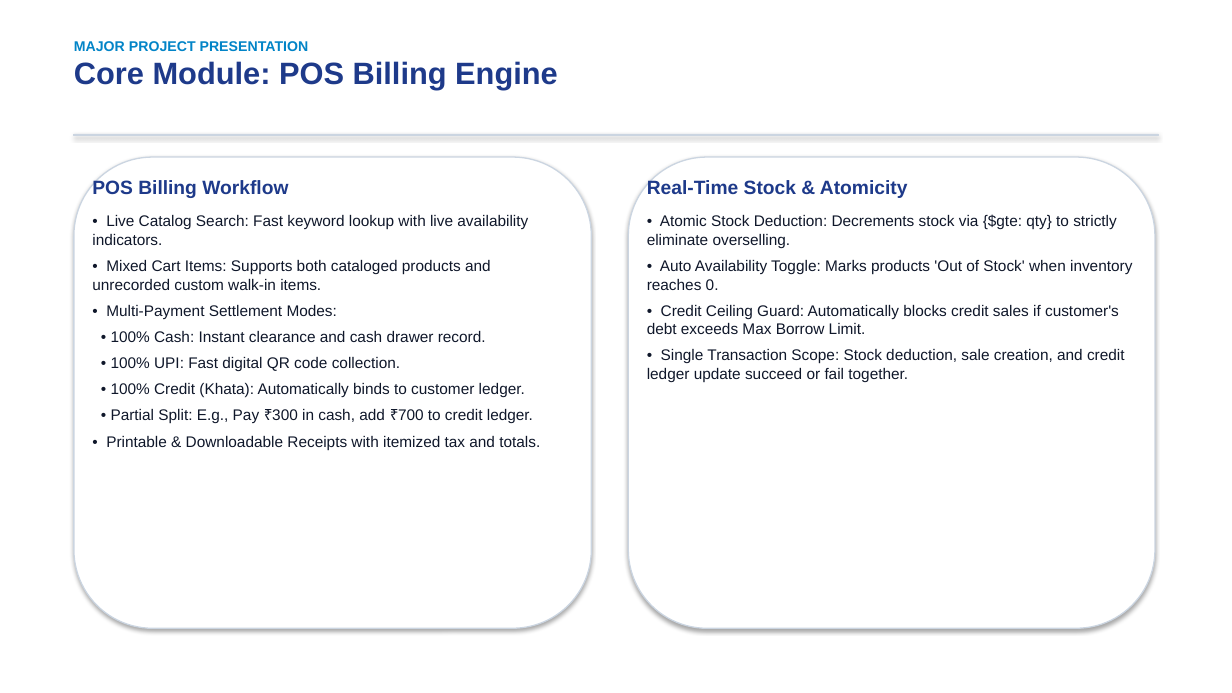
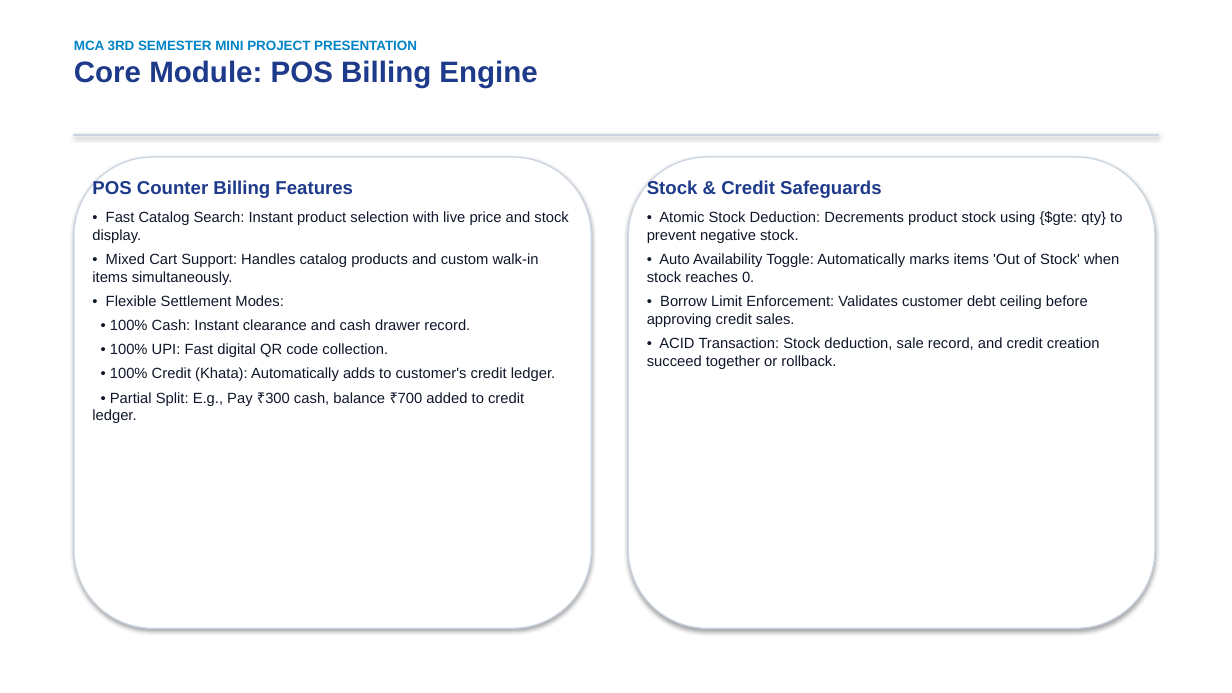
Before and after one commit to Ajitsingh57/SmartShop, a slide deck: slide 7 of docs/SmartShop_Project_Presentation.pptx. Drawn at 1232x693 pixels with LibreOffice and Linux fonts; fonts in the diff are those of the drawing. Boxes give left, top, right and bottom in pixels: in the first picture for what was removed or moved away, otherwise in the second. Text is boxed around its words. In the diff, an @@ line names an element or a change of style, - is before the commit and + after.

```diff
--- a/docs/SmartShop_Project_Presentation.pptx
+++ b/docs/SmartShop_Project_Presentation.pptx
@@ text at box(74, 40, 417, 50): text changed; size 11 to 10.5 pt @@
-MAJOR PROJECT PRESENTATION
+MCA 3RD SEMESTER MINI PROJECT PRESENTATION
@@ text at box(74, 60, 537, 88): size 24 to 23 pt in "Core Module: POS Billing Engine" @@
@@ text at box(92, 179, 569, 306): text changed; size 12 to 11.5 pt @@
-POS Billing Workflow
-• Live Catalog Search: Fast keyword lookup with live availability indicators.
-• Mixed Cart Items: Supports both cataloged products and unrecorded custom walk-in items.
-• Multi-Payment Settlement Modes:
+POS Counter Billing Features
+• Fast Catalog Search: Instant product selection with live price and stock display.
+• Mixed Cart Support: Handles catalog products and custom walk-in items simultaneously.
+• Flexible Settlement Modes:
@@ text at box(647, 179, 1122, 369): text changed; size 12 to 11.5 pt @@
-Real-Time Stock & Atomicity
-• Atomic Stock Deduction: Decrements stock via {$gte: qty} to strictly eliminate overselling.
-• Auto Availability Toggle: Marks products 'Out of Stock' when inventory reaches 0.
-• Credit Ceiling Guard: Automatically blocks credit sales if customer's debt exceeds Max Borrow Limit.
-• Single Transaction Scope: Stock deduction, sale creation, and credit ledger update succeed or fail together.
+Stock & Credit Safeguards
+• Atomic Stock Deduction: Decrements product stock using {$gte: qty} to prevent negative stock.
+• Auto Availability Toggle: Automatically marks items 'Out of Stock' when stock reaches 0.
+• Borrow Limit Enforcement: Validates customer debt ceiling before approving credit sales.
+• ACID Transaction: Stock deduction, sale record, and credit creation succeed together or rollback.
@@ text at box(110, 319, 470, 357): size 12 to 11.5 pt in "• 100% Cash: Instant clearance and cash ...", "• 100% UPI: Fast digital QR code ..."; less space between paragraphs @@
@@ text at box(92, 367, 555, 423): text changed; size 12 to 11.5 pt @@
-• 100% Credit (Khata): Automatically binds to customer ledger.
-• Partial Split: E.g., Pay ₹300 in cash, add ₹700 to credit ledger.
-• Printable & Downloadable Receipts with itemized tax and totals.
+• 100% Credit (Khata): Automatically adds to customer's credit ledger.
+• Partial Split: E.g., Pay ₹300 cash, balance ₹700 added to credit ledger.
```
Also in this commit, not shown: 13 other slides changed, 16 other files.
